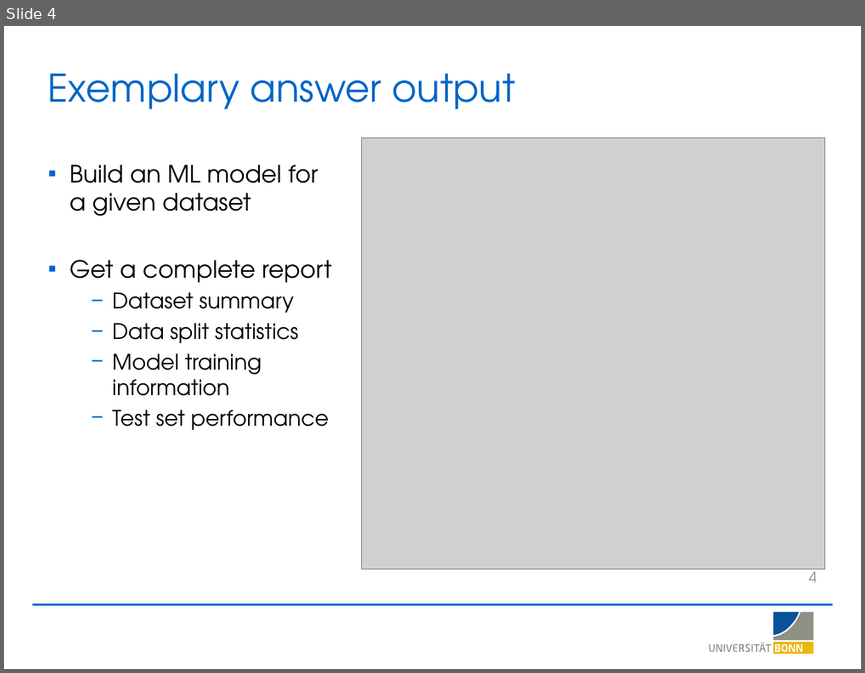
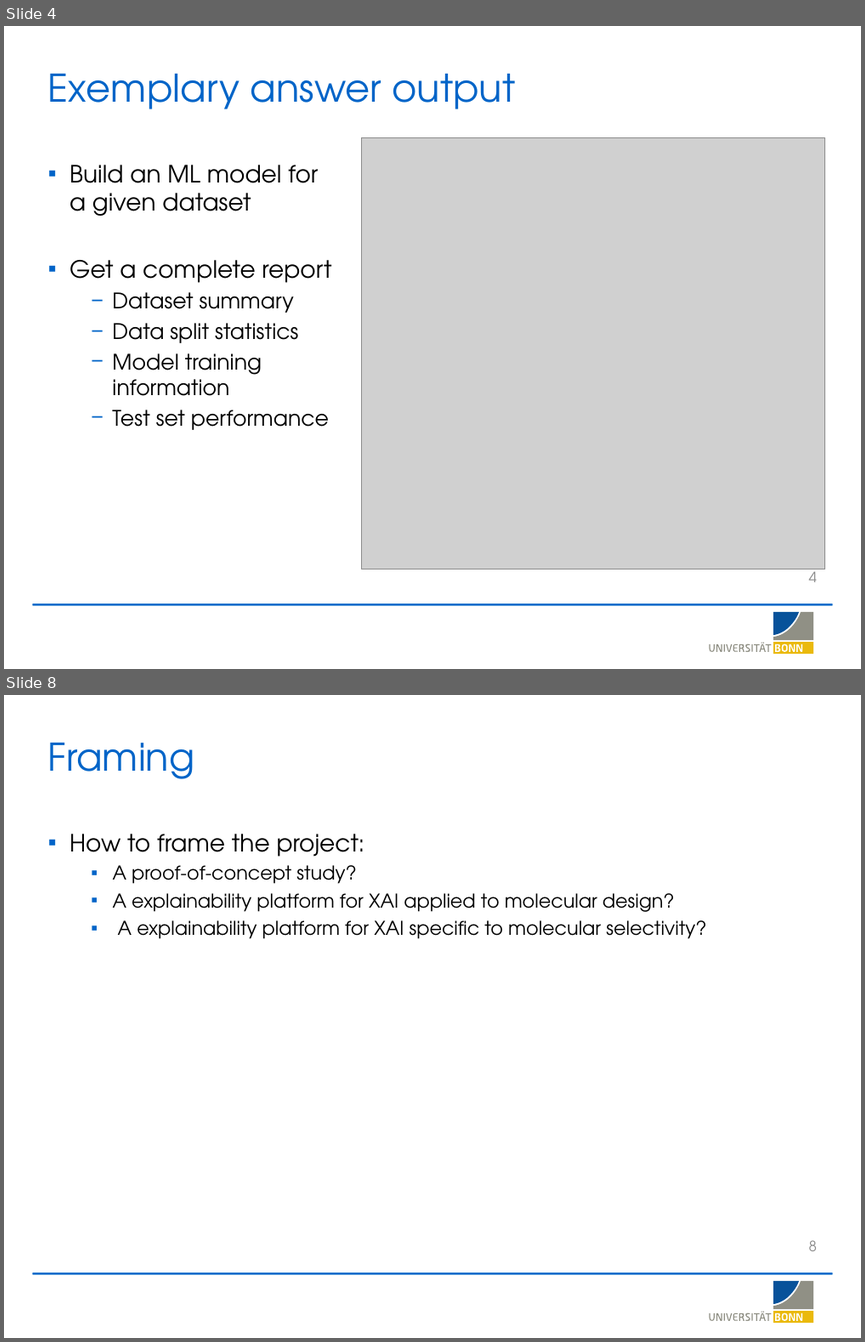
Before and after one commit to LSI-Uni-Bonn/ChemicHAL, a slide deck: slides/AI_Agent_Explainability.pptx. Shown one above the other, each under a label of ours: slide 4 before the commit, slides 4 and 8 after it; the slides between them are not shown. The pictures are 865x673 and 865x1342 pixels, drawn with LibreOffice and Linux fonts; fonts in the diff are those of the drawing; grey boxes stand for pictures; background and template pictures are left out. Boxes give left, top, right and bottom in pixels: in the first picture for what was removed or moved away, otherwise in the second. Text is boxed around its words. In the diff, an @@ line names an element or a change of style, - is before the commit and + after.

```diff
--- a/slides/AI_Agent_Explainability.pptx
+++ b/slides/AI_Agent_Explainability.pptx
@@ slide 8 added at box(4, 695, 861, 1338), background #FFFFFF; not listed: 20 template elements that a slide beside it also shows @@
@@ title added at box(48, 743, 195, 779), 32 pt, text #0064C8 @@
+Framing
@@ text added at box(69, 834, 706, 939), 16 pt, text #000000 @@
+▪ How to frame the project:
+  ▪ A proof-of-concept study?
+  ▪ A explainability platform for XAI applied to molecular design?
+  ▪ A explainability platform for XAI specific to molecular selectivity?
@@ page number added at box(809, 1240, 817, 1251), 12 pt, text #8B8B8B @@
+8
```
Also in this commit, not shown: 2 slides changed, 2 other slides added, 1 other file.
